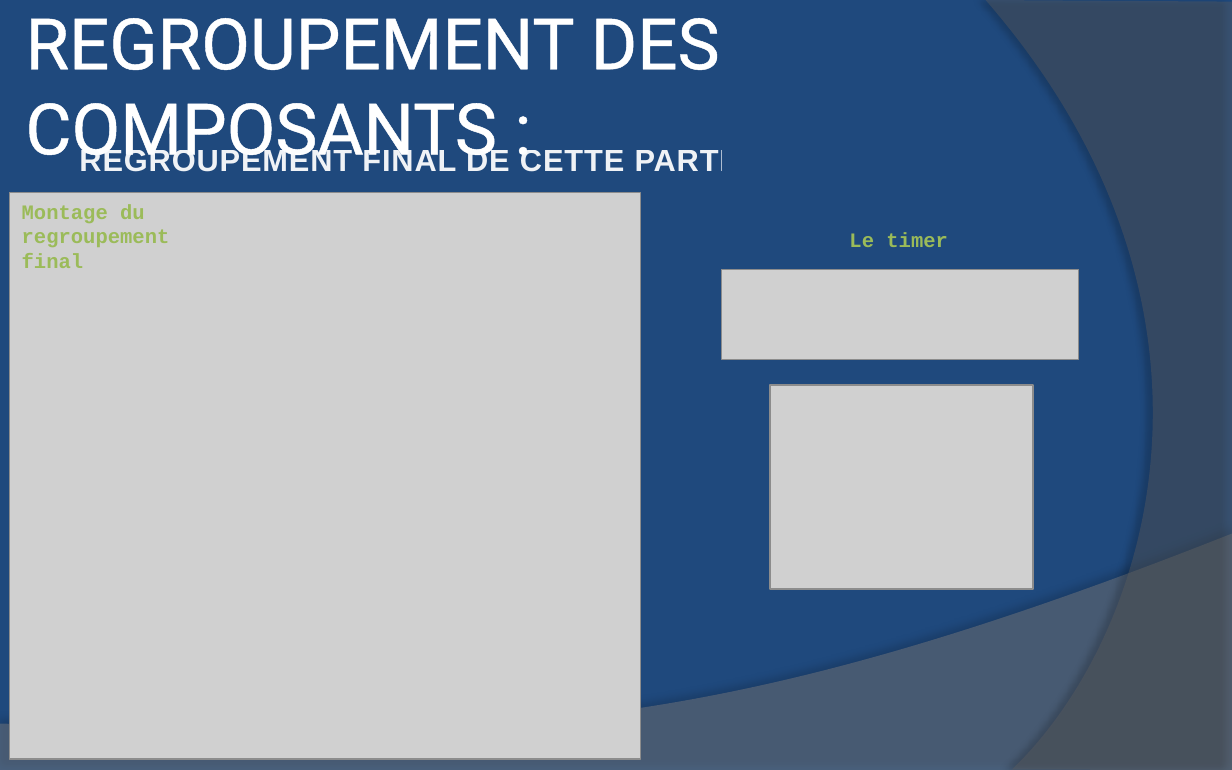
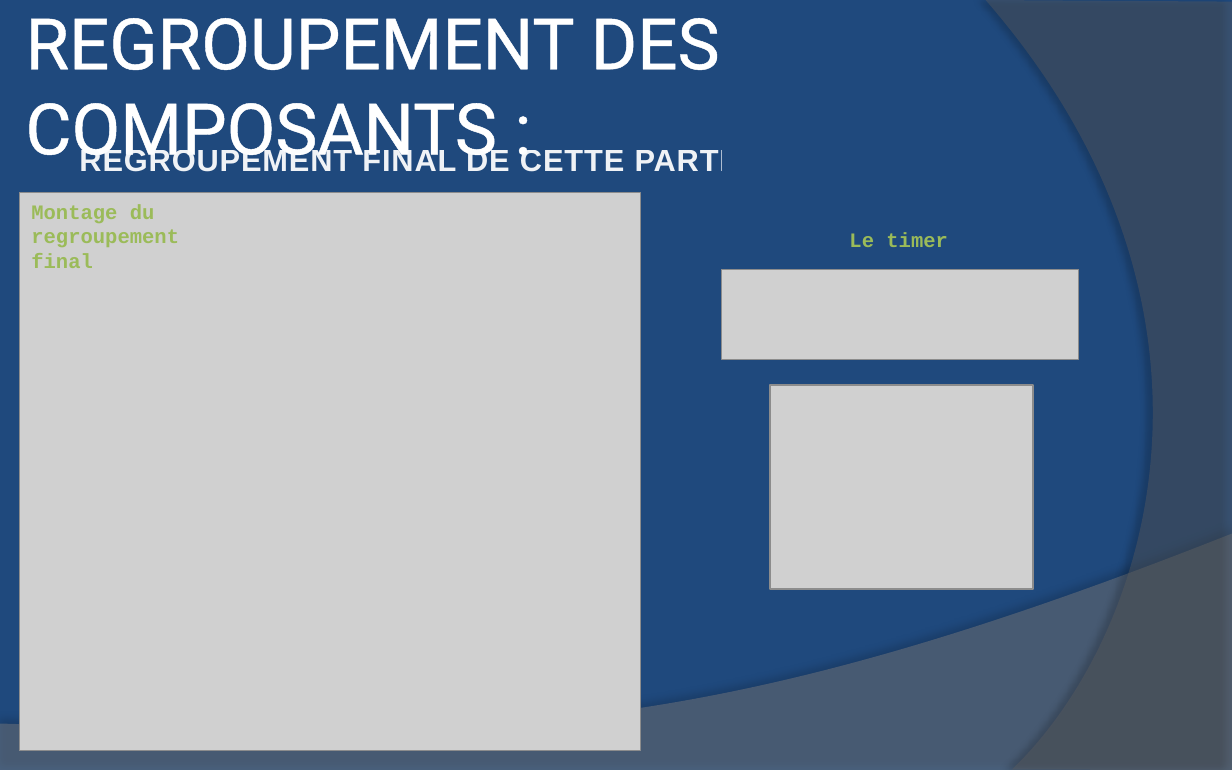
Before and after one commit to DrBalf/domotique_bts_sn_ec_projet, a slide deck: slide 12 of Rapport/Lore/presentation_revu2.pptx. Drawn at 1232x770 pixels with LibreOffice and Linux fonts; fonts in the diff are those of the drawing; grey boxes stand for pictures. Boxes give left, top, right and bottom in pixels: in the first picture for what was removed or moved away, otherwise in the second. Text is boxed around its words. In the diff, an @@ line names an element or a change of style, - is before the commit and + after.

```diff
--- a/Rapport/Lore/presentation_revu2.pptx
+++ b/Rapport/Lore/presentation_revu2.pptx
@@ text "Montage du regroupement final": place and size @@
-text "Montage du regroupement final" at <box>22,204,170,268</box>
+text "Montage du regroupement final" at <box>31,204,179,268</box>
@@ picture: place and size @@
-picture at <box>10,192,641,759</box>
+picture at <box>20,192,641,750</box>
```
Also in this commit, not shown: 1 other slide changed, 21 other files.
